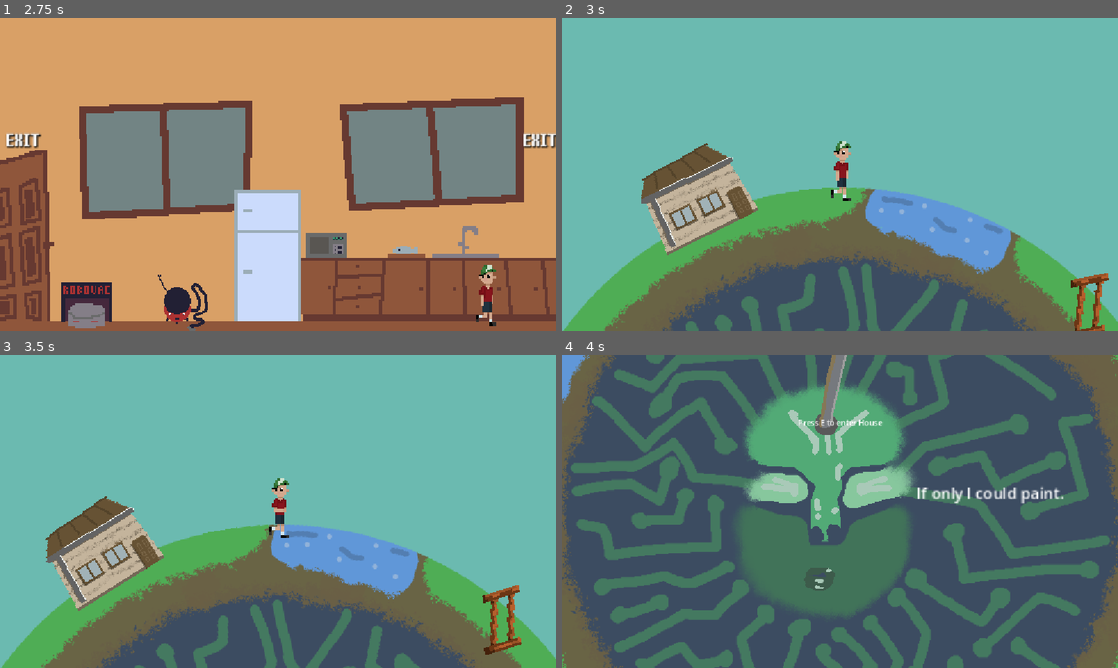
Above: before the commit, frames 1-4 (two rows, left to right).
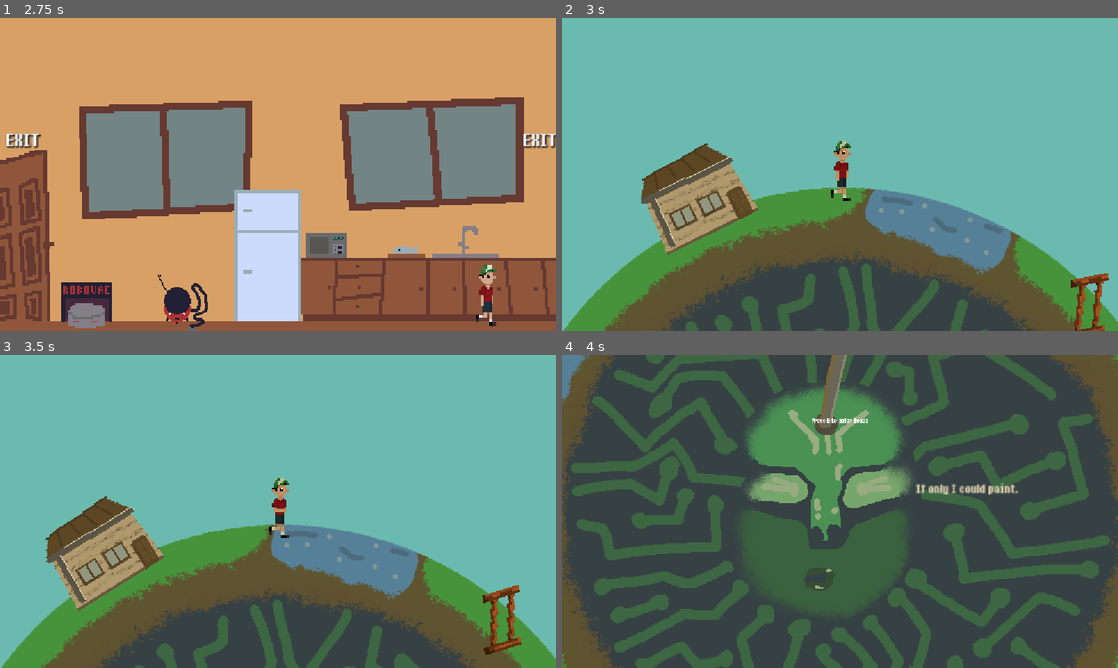
Above: after the commit, the same moments.

Repository: Cobs-0/Feed-the-Bot
Game: Godot game, scene res://World/Room/Room.tscn
Two runs of this game, one before a commit and one after it. Both use one fixed random seed, a clock stepped at 60 frames per second and the inputs below. This scene is started directly instead of the project's main scene.
Inputs:
- Up to frame 1 (2.75 s): tap Enter at 0.5 s; hold D (move_right) 0.53-1.28 s; hold E (interact) 0.53-1.28 s; hold A (move_left) 1.28-2.03 s; tap E (interact) at 1.35 s; hold D (move_right) from 2.03 s (still down); hold E (interact) from 2.03 s (still down)
- Up to frame 2 (3 s): keep holding D (move_right); release E (interact) at 2.78 s; tap E (interact) at 2.85 s
- Up to frame 3 (3.5 s): keep holding D (move_right)
- Up to frame 4 (4 s): release D (move_right) at 3.53 s; hold A (move_left) from 3.53 s (still down); hold E (interact) from 3.53 s (still down)

Frame 1 is identical in both runs. In frame 2, 24% of the frame differs, in the area x 0-100%, y 39-100%; in frame 3, 24%; in frame 4, 94%, in the area x 0-100%, y 0-100%.

Commit message:
waterfix

Diff:
--- a/Cloud/cloud.tscn
+++ b/Cloud/cloud.tscn
@@ -1,8 +1,9 @@
-[gd_scene format=3 uid="uid://dd8f68e9f2g7"]
+[gd_scene format=3 uid="uid://dd8f68faf2g7"]
 
-[ext_resource type="Script" path="res://Cloud/cloud.gd" id="1_cloud_script"]
+[ext_resource type="Script" uid="uid://byk1kelu0d1pn" path="res://Cloud/cloud.gd" id="1_cloud_script"]
 
-[node name="Cloud" type="Node2D"]
+[node name="Cloud" type="Node2D" unique_id=92239551]
 script = ExtResource("1_cloud_script")
 
-[node name="Sprite2D" type="Sprite2D" parent="."]
+[node name="Sprite2D" type="Sprite2D" parent="." unique_id=1873004633]
+texture_filter = 1
--- a/Npcs/artist.gd
+++ b/Npcs/artist.gd
@@ -44,7 +44,7 @@
 func talk() -> void:
 	is_talking = true
 	artist_sprite.play("Talk")
-	dialogue_label.text = "What happened to the trees?, I loved those tree since I was a child!"
+	dialogue_label.text = "What happened to the trees?, I loved those trees since I was a child!"
 
 	# Wait for 3 seconds
 	await get_tree().create_timer(3.0).timeout
--- a/Npcs/artist.tscn
+++ b/Npcs/artist.tscn
@@ -4,6 +4,7 @@
 [ext_resource type="Texture2D" uid="uid://ddlfavgbwvflg" path="res://assets/Artist/Painting.png" id="1_txy1b"]
 [ext_resource type="Texture2D" uid="uid://ct2hl1is10uvd" path="res://assets/Artist/Artist_closed.png" id="2_714op"]
 [ext_resource type="Texture2D" uid="uid://cpfwsqm7dvd4g" path="res://assets/Artist/Artist_open.png" id="3_e14b6"]
+[ext_resource type="FontFile" uid="uid://bjhs7xdy20oyf" path="res://Fonts/Ithaca-LVB75.ttf" id="5_e14b6"]
 
 [sub_resource type="SpriteFrames" id="SpriteFrames_b5tpc"]
 animations = [{
@@ -29,6 +30,9 @@
 
 [sub_resource type="RectangleShape2D" id="RectangleShape2D_h1wyg"]
 size = Vector2(69, 72)
+
+[sub_resource type="LabelSettings" id="LabelSettings_b5tpc"]
+font = ExtResource("5_e14b6")
 
 [node name="Artist" type="Node2D" unique_id=1234227054]
 script = ExtResource("1_script")
@@ -58,6 +62,7 @@
 offset_top = -100.0
 offset_right = 140.0
 offset_bottom = -50.0
+label_settings = SubResource("LabelSettings_b5tpc")
 horizontal_alignment = 1
 autowrap_mode = 2
 
--- a/Npcs/miner.tscn
+++ b/Npcs/miner.tscn
@@ -3,6 +3,7 @@
 [ext_resource type="Script" uid="uid://bxxj8iglt8ihx" path="res://Npcs/artist.gd" id="1_v6vof"]
 [ext_resource type="Texture2D" uid="uid://c7gyitdeg23he" path="res://assets/Miner/Miner_upward.png" id="2_673dd"]
 [ext_resource type="Texture2D" uid="uid://o3f7y6lx26ye" path="res://assets/Miner/Miner_downward.png" id="3_57pq3"]
+[ext_resource type="FontFile" uid="uid://bjhs7xdy20oyf" path="res://Fonts/Ithaca-LVB75.ttf" id="4_673dd"]
 
 [sub_resource type="SpriteFrames" id="SpriteFrames_p6iep"]
 animations = [{
@@ -20,6 +21,9 @@
 
 [sub_resource type="RectangleShape2D" id="RectangleShape2D_h1wyg"]
 size = Vector2(160, 72)
+
+[sub_resource type="LabelSettings" id="LabelSettings_57pq3"]
+font = ExtResource("4_673dd")
 
 [node name="Miner" type="Node2D" unique_id=2091854405]
 script = ExtResource("1_v6vof")
@@ -43,6 +47,7 @@
 offset_top = -100.0
 offset_right = 140.0
 offset_bottom = -50.0
+label_settings = SubResource("LabelSettings_57pq3")
 horizontal_alignment = 1
 autowrap_mode = 2
 
--- a/World/Room/room.gd
+++ b/World/Room/room.gd
@@ -25,7 +25,7 @@
 	interact_label.visible = false
 
 	if Global.world_state.get("hoover_collected", false):
-		lantern_node.hide()
+		lantern_node.queue_free()
 
 func _input(event: InputEvent) -> void:
 	if event.is_action_pressed("interact"):
@@ -39,7 +39,7 @@
 func collect_hoover() -> void:
 	if movable_player.has_method("collect_item"):
 		if movable_player.collect_item(hoover_item_resource):
-			lantern_node.hide()
+			lantern_node.queue_free()
 			interact_label.text = ""
 			interact_label.visible = false
 			Global.world_state["hoover_collected"] = true # Set flag that Hoover is collected
@@ -50,6 +50,7 @@
 func exit_room(exit_id: String) -> void:
 	Global.world_state["exited_house"] = true
 	Global.world_state["last_exit_id"] = exit_id
+	Global.world_state["world_darkened_by_house_exit"] = true # Set flag for darkening world
 
 	# Set world rotation based on which exit was used
 	if exit_id == "Exit1":
--- a/World/cave.tscn
+++ b/World/cave.tscn
@@ -90,6 +90,7 @@
 shape = SubResource("RectangleShape2D_exit")
 
 [node name="Miner" parent="." unique_id=2091854405 instance=ExtResource("5_3edhx")]
+texture_filter = 1
 position = Vector2(89.51, 0)
 script = ExtResource("6_rgvjd")
 
--- a/World/guard.tscn
+++ b/World/guard.tscn
@@ -2,12 +2,16 @@
 
 [ext_resource type="Script" uid="uid://0cjxac418k5g" path="res://World/guard.gd" id="1_co6rx"]
 [ext_resource type="Texture2D" uid="uid://cj0eifd42yro2" path="res://assets/Guard.png" id="1_j5ahr"]
+[ext_resource type="FontFile" uid="uid://bjhs7xdy20oyf" path="res://Fonts/Ithaca-LVB75.ttf" id="3_u6e0o"]
 
 [sub_resource type="RectangleShape2D" id="RectangleShape2D_vupwf"]
 size = Vector2(40.384277, 65.76717)
 
 [sub_resource type="RectangleShape2D" id="RectangleShape2D_h1wyg"]
 size = Vector2(39, 72)
+
+[sub_resource type="LabelSettings" id="LabelSettings_fwgbd"]
+font = ExtResource("3_u6e0o")
 
 [node name="Guard" type="Node2D" unique_id=1234227054]
 script = ExtResource("1_co6rx")
@@ -32,5 +36,6 @@
 offset_top = -100.0
 offset_right = 140.0
 offset_bottom = -50.0
+label_settings = SubResource("LabelSettings_fwgbd")
 horizontal_alignment = 1
 autowrap_mode = 2
--- a/World/water.gd
+++ b/World/water.gd
@@ -2,8 +2,10 @@
 
 var player_in_range: bool = false
 @onready var area_2d: Area2D = $Area2D
+@onready var water_collision_shape: CollisionShape2D = $Area2D/CollisionShape2D # New onready var
 @onready var bridge_sprite_onready: Sprite2D = $Area2D/BridgeSprite
 @onready var water_suck_animation: AnimatedSprite2D = find_parent("World").get_node("Globe")
+
 @onready var ai_animated_sprite: AnimatedSprite2D = find_parent("World").get_node("Globe/AI/AnimatedSprite2D")
 @onready var ai_dialogue_label: Label = find_parent("World").get_node("Globe/AI/AI_Dialogue")
 @onready var interact_label: Label = get_tree().root.find_child("InteractLabel", true, false)
@@ -14,6 +16,14 @@
 
 
 func _ready() -> void:
+	# If water has already been sucked up, disable its interaction
+	if Global.world_state.get("water_sucked", false):
+		if area_2d:
+			area_2d.monitorable = false
+			area_2d.input_pickable = false
+			water_collision_shape.disabled = true # Disable collision
+		# Do NOT hide area_2d
+
 	if bridge_sprite_onready:
 		bridge_sprite = bridge_sprite_onready
 	else:
@@ -195,27 +205,31 @@
 			world.set_blocked_direction(0.0)
 
 func _on_water_suck_animation_finished() -> void:
-	if water_suck_animation.animation_finished.is_connected(_on_water_suck_animation_finished):
-		water_suck_animation.animation_finished.disconnect(_on_water_suck_animation_finished)
-
-	water_suck_animation.stop() # Stops animation, holds last frame
-	water_suck_animation.frame = water_suck_animation.sprite_frames.get_frame_count("Water") - 1 # Explicitly set final frame
-
-	Global.world_state["hoover_filled_with_water"] = true # Set flag that Hoover is filled
-	Global.world_state["water_sucked"] = true # Keep this for general water state tracking
-
-	# AI dialogue "Give me that!" persists for a short duration
-	if ai_dialogue_label and ai_animated_sprite:
-		get_tree().create_timer(3.0).timeout.connect(func():
-			ai_dialogue_label.visible = false
-			ai_animated_sprite.play("Idle")
-		)
-
-	if interact_label and player_in_range:
-		interact_label.text = "Hoover is filled with water!"
-		interact_label.visible = true
-		get_tree().create_timer(2.0).timeout.connect(func():
-			interact_label.visible = false
-		)
-
-	# Removed: water_suck_animation.visible = false
+		if water_suck_animation.animation_finished.is_connected(_on_water_suck_animation_finished):
+			water_suck_animation.animation_finished.disconnect(_on_water_suck_animation_finished)
+
+		water_suck_animation.stop() # Stops animation, holds last frame
+		water_suck_animation.frame = water_suck_animation.sprite_frames.get_frame_count("Water") - 1 # Explicitly set final frame (no water)
+		Global.world_state["hoover_filled_with_water"] = true # Set flag that Hoover is filled
+		Global.world_state["water_sucked"] = true # Keep this for general water state tracking
+
+		if area_2d:
+			area_2d.monitorable = false
+			area_2d.input_pickable = false
+			water_collision_shape.disabled = true # Disable collision
+
+		# AI dialogue "Give me that!" persists for a short duration
+		if ai_dialogue_label and ai_animated_sprite:
+			get_tree().create_timer(3.0).timeout.connect(func():
+				ai_dialogue_label.visible = false
+				ai_animated_sprite.play("Idle")
+			)
+
+		if interact_label and player_in_range:
+			interact_label.text = "Hoover is filled with water!"
+			interact_label.visible = true
+			get_tree().create_timer(2.0).timeout.connect(func():
+				interact_label.visible = false
+			)
+
+		# Removed: water_suck_animation.visible = false
--- a/World/world.gd
+++ b/World/world.gd
@@ -8,6 +8,8 @@
 @onready var ai_dialogue: Label = $Globe/AI/AI_Dialogue
 @onready var Globe: AnimatedSprite2D = $Globe # Added reference to the Globe node
 
+@onready var world_canvas_modulate: CanvasModulate = $WorldCanvasModulate # Added for world darkening
+
 var is_feeding: bool = false
 var blocked_direction: float = 0.0 # 1: right, -1: left
 var following_fireball: Node2D = null
@@ -17,7 +19,10 @@
 	blocked_direction = dir
 
 func _ready() -> void:
+
+
 	Globe.rotation = Global.world_state["world_rotation"] # Applied rotation to Globe
+
 	if feeding_cam:
 		feeding_cam.enabled = false
 		cam_original_pos = feeding_cam.position
@@ -52,7 +57,20 @@
 				# Optionally wait for animation to finish if needed
 				# await animated_sprite.animation_finished
 		Global.world_state["mountain_collapsed"] = true # Persist the collapsed state
+		Global.world_state["world_reddened_by_mountain_collapse"] = true # Set flag for reddening world
 		# Global.world_state["exited_cave_after_guard_down"] = false # Removed: this flag should not reset here
+
+	# New logic for world darkening after exiting house
+	if Global.world_state.get("world_darkened_by_house_exit", false):
+		_apply_house_exit_effects(true) # Apply instantly on scene load if flag is set
+
+	# New logic for world reddening after mountain collapse
+	if Global.world_state.get("world_reddened_by_mountain_collapse", false):
+		_apply_mountain_collapse_effects(true) # Apply instantly on scene load if flag is set
+
+	if Globe:
+		Globe.animation = &"Water" # Ensure animation is set
+		call_deferred("_set_globe_water_state")
 
 func _process(delta: float) -> void:
 	if following_fireball:
@@ -206,3 +224,49 @@
 
 	Global.world_state["artist_deposited"] = true
 	is_feeding = false
+
+func _apply_house_exit_effects(instant: bool = false) -> void:
+	var target_world_color = Color(0.9, 0.85, 0.7) # Less saturated, yellowish
+	var tween_duration = 2.0
+
+	if instant:
+		world_canvas_modulate.color = target_world_color
+	else:
+		var world_tween = create_tween()
+		world_tween.tween_property(world_canvas_modulate, "color", target_world_color, tween_duration)
+
+
+func _apply_mountain_collapse_effects(instant: bool = false) -> void:
+	var target_world_color = Color(1.0, 0.7, 0.7) # Reddish tint, slightly desaturated
+	var target_ai_color = Color.RED
+	var tween_duration = 2.0
+
+	if instant:
+		world_canvas_modulate.color = target_world_color
+		ai_sprite.modulate = target_ai_color
+	else:
+		var world_tween = create_tween()
+		world_tween.tween_property(world_canvas_modulate, "color", target_world_color, tween_duration)
+
+		var ai_tween = create_tween()
+		ai_tween.tween_property(ai_sprite, "modulate", target_ai_color, tween_duration)
+
+func _set_globe_water_state():
+	if Globe and Globe is AnimatedSprite2D: # Check if Globe is still valid and correct type in deferred call
+		if Globe.sprite_frames == null:
+			print("World.gd _set_globe_water_state(): ERROR: Globe.sprite_frames is null during deferred call!")
+			return
+		elif not Globe.sprite_frames.has_animation(&"Water"):
+			print("World.gd _set_globe_water_state(): ERROR: 'Water' animation not found in Globe.sprite_frames during deferred call!")
+			return
+
+		if Global.world_state.get("water_sucked", false): # If water has been sucked (implies NO water visually, so show last frame)
+			Globe.frame = Globe.sprite_frames.get_frame_count("Water") - 1 # Set to last frame (no water)
+			Globe.set_deferred("playing", false) # Hold last frame
+			print("World.gd _set_globe_water_state(): Water sucked. Globe.frame set to:", Globe.frame)
+		else: # If water has NOT been sucked (implies WATER PRESENT visually, so show first frame)
+			Globe.frame = 0 # Set to first frame (water present)
+			Globe.set_deferred("playing", false) # Hold first frame
+			print("World.gd _set_globe_water_state(): Water present. Globe.frame set to:", Globe.frame)
+	else:
+		print("World.gd _set_globe_water_state(): ERROR: Globe is not a valid AnimatedSprite2D during deferred call!")
--- a/World/world.tscn
+++ b/World/world.tscn
@@ -1,19 +1,18 @@
 [gd_scene format=3 uid="uid://dygb0f2ob28k0"]
 
 [ext_resource type="Script" uid="uid://da6ur8eb61w1a" path="res://World/world.gd" id="1_8a836"]
-[ext_resource type="Texture2D" uid="uid://d4h0ymjk43wal" path="res://assets/Water Globe/globe1.png" id="2_dqu5g"]
-[ext_resource type="Texture2D" uid="uid://srgsy5xk5rk" path="res://assets/New/globe.png" id="2_h2aik"]
+[ext_resource type="Texture2D" uid="uid://cdip2kw3qnugk" path="res://assets/Water Globe/New/globe1.png" id="2_yfuda"]
+[ext_resource type="Texture2D" uid="uid://8kgrtoed5ep3" path="res://assets/Water Globe/New/globe2.png" id="3_i8dl0"]
 [ext_resource type="PackedScene" uid="uid://3tqighbanrjr" path="res://World/forrest.tscn" id="3_j8job"]
-[ext_resource type="Texture2D" uid="uid://0i2i3nrj236i" path="res://assets/Water Globe/globe2.png" id="3_o6lw0"]
 [ext_resource type="PackedScene" uid="uid://crug10fx8q1ny" path="res://World/mountains.tscn" id="4_3f78f"]
-[ext_resource type="Texture2D" uid="uid://dfosvijtje83x" path="res://assets/Water Globe/globe3.png" id="4_x0pyu"]
-[ext_resource type="Texture2D" uid="uid://dgud0w86t808o" path="res://assets/Water Globe/globe4.png" id="5_dg1ng"]
+[ext_resource type="Texture2D" uid="uid://dyoct4gv4ab3k" path="res://assets/Water Globe/New/globe3.png" id="4_jf64p"]
+[ext_resource type="Texture2D" uid="uid://br6htu71kqesb" path="res://assets/Water Globe/New/globe4.png" id="5_rw02v"]
 [ext_resource type="PackedScene" uid="uid://e48dqeu0e685" path="res://World/funnel.tscn" id="5_yf0ba"]
+[ext_resource type="Texture2D" uid="uid://d18udodaxn836" path="res://assets/Water Globe/New/globe5.png" id="6_3sd22"]
 [ext_resource type="PackedScene" uid="uid://dibsd4w3aqfgi" path="res://World/fence.tscn" id="6_eidgh"]
-[ext_resource type="Texture2D" uid="uid://c8s7fsiupqnfo" path="res://assets/Water Globe/globe5.png" id="6_yfuda"]
-[ext_resource type="Texture2D" uid="uid://oe3a2sxlouu7" path="res://assets/Water Globe/globe6.png" id="7_i8dl0"]
 [ext_resource type="PackedScene" uid="uid://c856jox12fncy" path="res://Npcs/artist.tscn" id="7_oe8m4"]
-[ext_resource type="Texture2D" uid="uid://ds3vl5kgjn1fn" path="res://assets/Water Globe/globe7.png" id="8_jf64p"]
+[ext_resource type="Texture2D" uid="uid://6x38vxe7l2p" path="res://assets/Water Globe/New/globe6.png" id="7_s5a7k"]
+[ext_resource type="Texture2D" uid="uid://c6vlcuk6iyudj" path="res://assets/Water Globe/New/globe7.png" id="8_koyeq"]
 [ext_resource type="Script" uid="uid://b5efqndc77wot" path="res://World/water.gd" id="8_water"]
 [ext_resource type="PackedScene" uid="uid://dpjvxwoy7ld4m" path="res://World/House.tscn" id="9_0wqet"]
 [ext_resource type="Texture2D" uid="uid://cojvsvvmxtsat" path="res://assets/bridge.png" id="9_lo5ox"]
@@ -24,32 +23,32 @@
 [ext_resource type="PackedScene" uid="uid://dag4ifiy8n8u0" path="res://World/guard.tscn" id="15_f23eu"]
 [ext_resource type="PackedScene" uid="uid://cn7r7yw05nwcs" path="res://World/petrol.tscn" id="18_x0pyu"]
 [ext_resource type="PackedScene" uid="uid://8go2dkxhocts" path="res://World/rock.tscn" id="19_dg1ng"]
-[ext_resource type="Script" uid="uid://1z5y7x9w2v8u" path="res://Cloud/CloudManager.gd" id="20_cloud_manager_script"]
-[ext_resource type="PackedScene" uid="uid://dd8f68e9f2g7" path="res://Cloud/cloud.tscn" id="21_cloud_scene"]
+[ext_resource type="Script" uid="uid://c45akomgnlfsc" path="res://Cloud/CloudManager.gd" id="20_cloud_manager_script"]
+[ext_resource type="FontFile" uid="uid://bjhs7xdy20oyf" path="res://Fonts/Ithaca-LVB75.ttf" id="23_yfuda"]
 
 [sub_resource type="SpriteFrames" id="SpriteFrames_rw02v"]
 animations = [{
 "frames": [{
 "duration": 1.0,
-"texture": ExtResource("2_dqu5g")
-}, {
-"duration": 1.0,
-"texture": ExtResource("3_o6lw0")
-}, {
-"duration": 1.0,
-"texture": ExtResource("4_x0pyu")
-}, {
-"duration": 1.0,
-"texture": ExtResource("5_dg1ng")
-}, {
-"duration": 1.0,
-"texture": ExtResource("6_yfuda")
-}, {
-"duration": 1.0,
-"texture": ExtResource("7_i8dl0")
-}, {
-"duration": 1.0,
-"texture": ExtResource("8_jf64p")
+"texture": ExtResource("2_yfuda")
+}, {
+"duration": 1.0,
+"texture": ExtResource("3_i8dl0")
+}, {
+"duration": 1.0,
+"texture": ExtResource("4_jf64p")
+}, {
+"duration": 1.0,
+"texture": ExtResource("5_rw02v")
+}, {
+"duration": 1.0,
+"texture": ExtResource("6_3sd22")
+}, {
+"duration": 1.0,
+"texture": ExtResource("7_s5a7k")
+}, {
+"duration": 1.0,
+"texture": ExtResource("8_koyeq")
 }],
 "loop": false,
 "name": &"Water",
@@ -90,14 +89,15 @@
 "speed": 8.0
 }]
 
+[sub_resource type="LabelSettings" id="LabelSettings_i8dl0"]
+font = ExtResource("23_yfuda")
+
 [node name="World" type="Node2D" unique_id=1413212604]
 script = ExtResource("1_8a836")
 
 [node name="Globe" type="AnimatedSprite2D" parent="." unique_id=508770498]
 z_index = 2
 sprite_frames = SubResource("SpriteFrames_rw02v")
-animation = &"Water"
-frame_progress = 0.8860859
 
 [node name="Ground" type="Path2D" parent="Globe" unique_id=667570290]
 curve = SubResource("Curve2D_j8job")
@@ -175,6 +175,7 @@
 offset_bottom = 18.0
 text = "Sample Text...
 This is a Talking AI"
+label_settings = SubResource("LabelSettings_i8dl0")
 
 [node name="FeedingCam" type="Camera2D" parent="Globe/AI" unique_id=1616085159]
 ignore_rotation = false
@@ -185,18 +186,14 @@
 
 [node name="CloudManager" type="Node2D" parent="." unique_id=123456789]
 script = ExtResource("20_cloud_manager_script")
-cloud_scene = ExtResource("21_cloud_scene")
 num_clouds = 15
-cloud_y_offset = -200.0
-cloud_speed_min = 0.005
-cloud_speed_max = 0.02
+
+[node name="WorldCanvasModulate" type="CanvasModulate" parent="." unique_id=987654321]
 
 [node name="GlobeStatic" type="Sprite2D" parent="." unique_id=1867934222]
 visible = false
 texture_filter = 1
-texture = ExtResource("2_h2aik")
-texture_filter = 1
-texture = ExtResource("2_h2aik")
+texture = ExtResource("8_koyeq")
 
 [editable path="Globe/Ground/Forrest"]
 [editable path="Globe/Ground/Mountains"]
--- a/items/rock.tres
+++ b/items/rock.tres
@@ -8,4 +8,4 @@
 name = "Rock"
 texture = ExtResource("2_1dv6m")
 ai_dialogue = "Nice Shot!"
-visual_scale = 0.1
+visual_scale = 0.05
--- a/scripts/Global.gd
+++ b/scripts/Global.gd
@@ -17,6 +17,7 @@
 	"fence_destroyed": false,
 	"cave_exited": false,
 	"water_inspected": false,
+	"water_sucked": false,
 	"bridge_built": false,
 	"artist_deposited": false,
 	"hoover_filled_with_water": false,
@@ -25,5 +26,7 @@
 	"petrol_collected": false,
 	"guard_down": false,
 	"rock_collected": false,
-	"mountain_collapsed": false
+	"mountain_collapsed": false,
+	"world_darkened_by_house_exit": false,
+	"world_reddened_by_mountain_collapse": false
 }
--- a/scripts/main.tscn
+++ b/scripts/main.tscn
@@ -4,9 +4,10 @@
 [ext_resource type="PackedScene" uid="uid://dygb0f2ob28k0" path="res://World/world.tscn" id="1_0xm2m"]
 [ext_resource type="PackedScene" uid="uid://hxlo3mgcx8ud" path="res://player/player.tscn" id="2_0xm2m"]
 [ext_resource type="Texture2D" uid="uid://cu82lin82xnch" path="res://assets/New/Tube.png" id="2_irwmq"]
-[ext_resource type="Script" uid="uid://c45akomgnlfsc" path="res://Cloud/CloudManager.gd" id="4_0nr8p"]
+[ext_resource type="FontFile" uid="uid://bjhs7xdy20oyf" path="res://Fonts/Ithaca-LVB75.ttf" id="6_kv812"]
 
 [sub_resource type="LabelSettings" id="LabelSettings_0xm2m"]
+font = ExtResource("6_kv812")
 
 [node name="Main" type="Node2D" unique_id=372716763]
 script = ExtResource("0_main_script")
@@ -14,6 +15,9 @@
 [node name="World" parent="." unique_id=190776170 instance=ExtResource("1_0xm2m")]
 position = Vector2(1, 380)
 rotation_speed = 1.0
+
+[node name="Globe" parent="World" index="0" unique_id=508770498]
+
 
 [node name="Forrest" parent="World/Globe/Ground" parent_id_path=PackedInt32Array(190776170, 667570290) index="0" unique_id=455049850]
 position = Vector2(285, -285)
@@ -41,13 +45,9 @@
 [node name="AI_Dialogue" parent="World/Globe/AI" parent_id_path=PackedInt32Array(190776170, 1674827496) index="2" unique_id=207112091]
 text = "FEED ME!"
 
-[node name="Funnel" parent="World/Globe" parent_id_path=PackedInt32Array(190776170, 508770498) index="2" unique_id=2014763869]
+[node name="Funnel" parent="World/Globe" index="2" unique_id=2014763869]
 position = Vector2(-100, -400)
 rotation = -0.2443461
-
-[node name="CloudManager" type="Node2D" parent="World" unique_id=1894252528]
-script = ExtResource("4_0nr8p")
-num_clouds = 15
 
 [node name="Player" parent="." unique_id=686447817 instance=ExtResource("2_0xm2m")]
 
@@ -63,6 +63,7 @@
 [node name="CanvasLayer" type="CanvasLayer" parent="." unique_id=1725672648]
 
 [node name="InteractLabel" type="Label" parent="CanvasLayer" unique_id=300526199]
+texture_filter = 1
 anchors_preset = 5
 anchor_left = 0.5
 anchor_right = 0.5
Binary file added: assets/Water Globe/New/globe1.png
Not shown, added: assets/Water Globe/New/globe1.png.import
Binary file added: assets/Water Globe/New/globe2.png
Not shown, added: assets/Water Globe/New/globe2.png.import
Binary file added: assets/Water Globe/New/globe3.png
Not shown, added: assets/Water Globe/New/globe3.png.import
Binary file added: assets/Water Globe/New/globe4.png
Not shown, added: assets/Water Globe/New/globe4.png.import
Binary file added: assets/Water Globe/New/globe5.png
Not shown, added: assets/Water Globe/New/globe5.png.import
Binary file added: assets/Water Globe/New/globe6.png
Not shown, added: assets/Water Globe/New/globe6.png.import
(and 2 more such lines)
